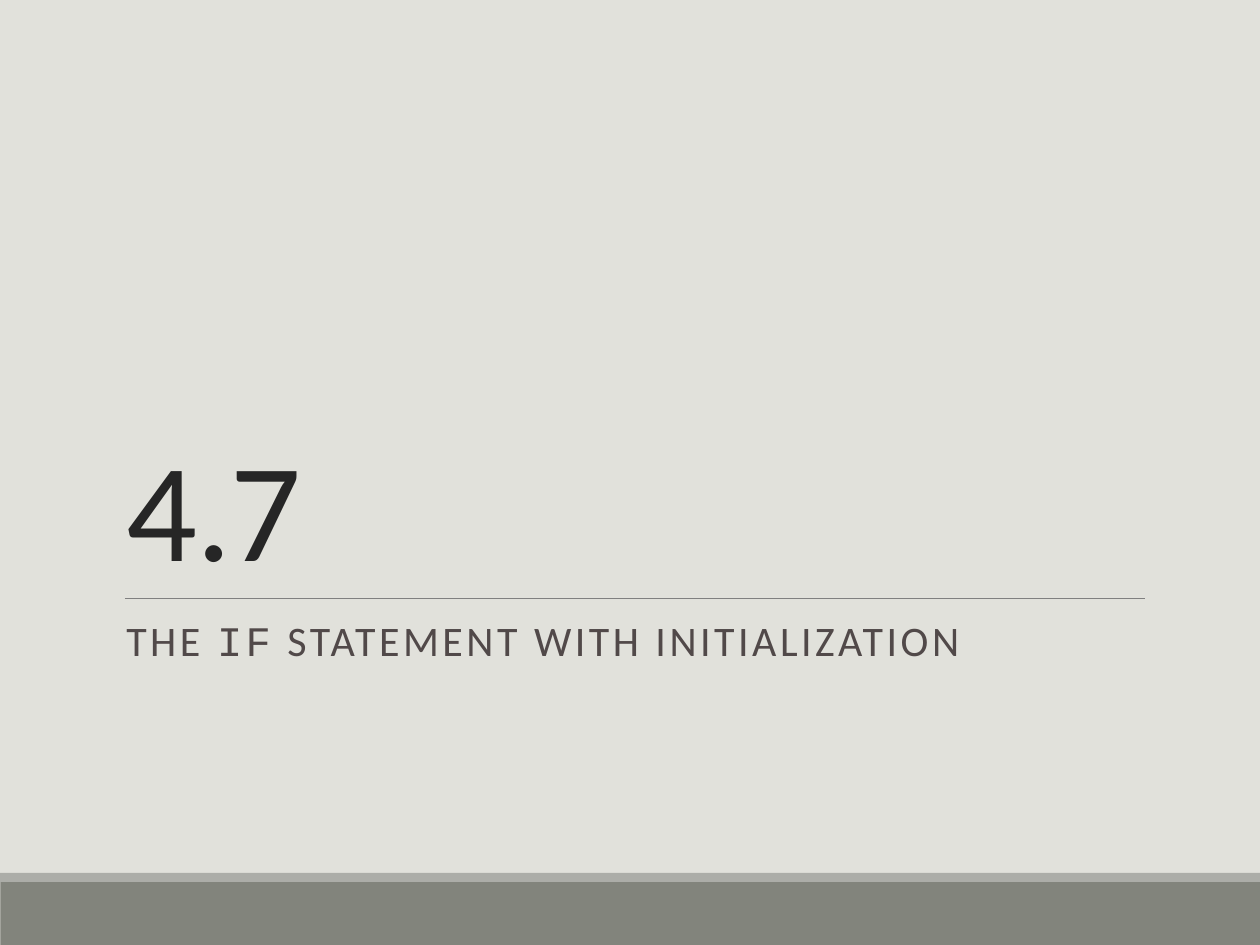
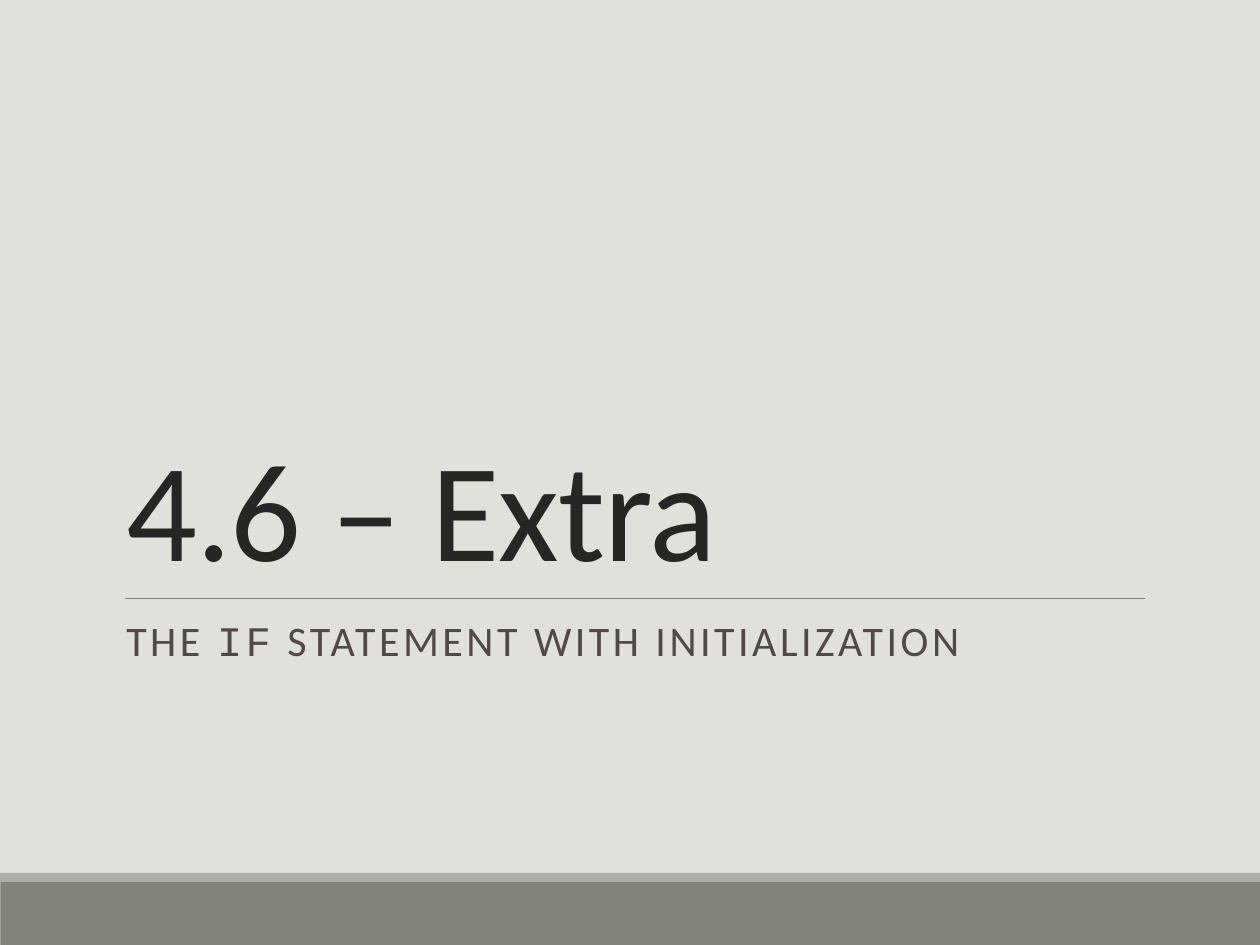
Before and after one commit to drolsonmi/eng1400, a slide deck: slide 33 of 1400_04_Making Decisions.pptx (slide 37 before the commit). Drawn at 1260x945 pixels with LibreOffice and Linux fonts; fonts in the diff are those of the drawing. Boxes give left, top, right and bottom in pixels: in the first picture for what was removed or moved away, otherwise in the second. Text is boxed around its words. In the diff, an @@ line names an element or a change of style, - is before the commit and + after.

```diff
--- a/1400_04_Making Decisions.pptx
+++ b/1400_04_Making Decisions.pptx
@@ title at (x1=126, y1=466, x2=717, y2=562): text changed @@
-4.7
+4.6 – Extra
```
Also in this commit, not shown: 35 other slides changed, 2 slides added, 16 slides removed, 4 other files.
